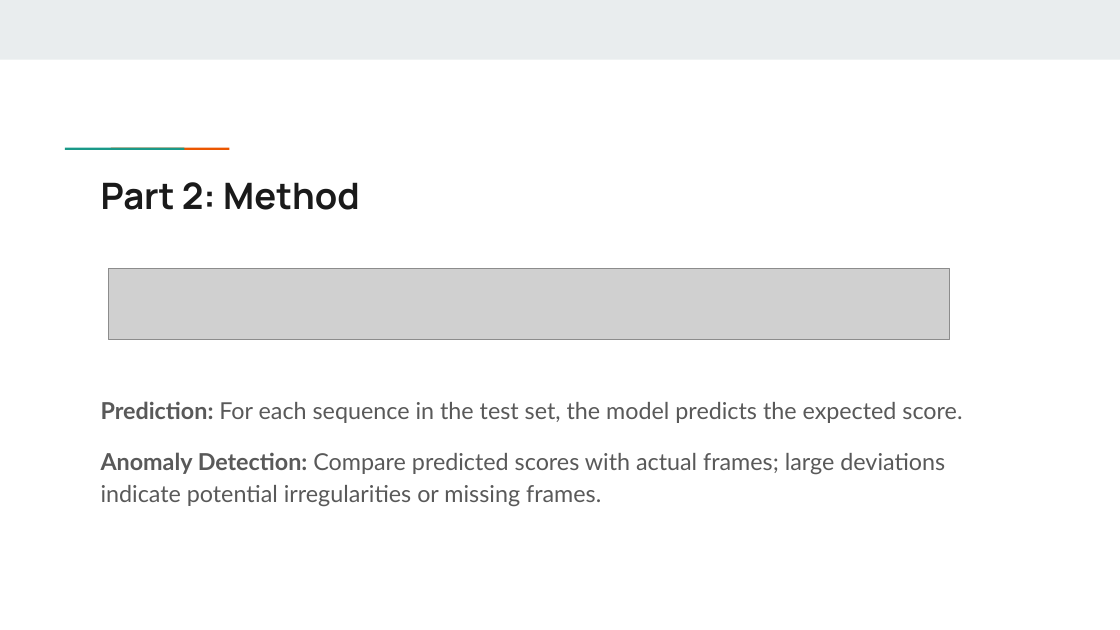
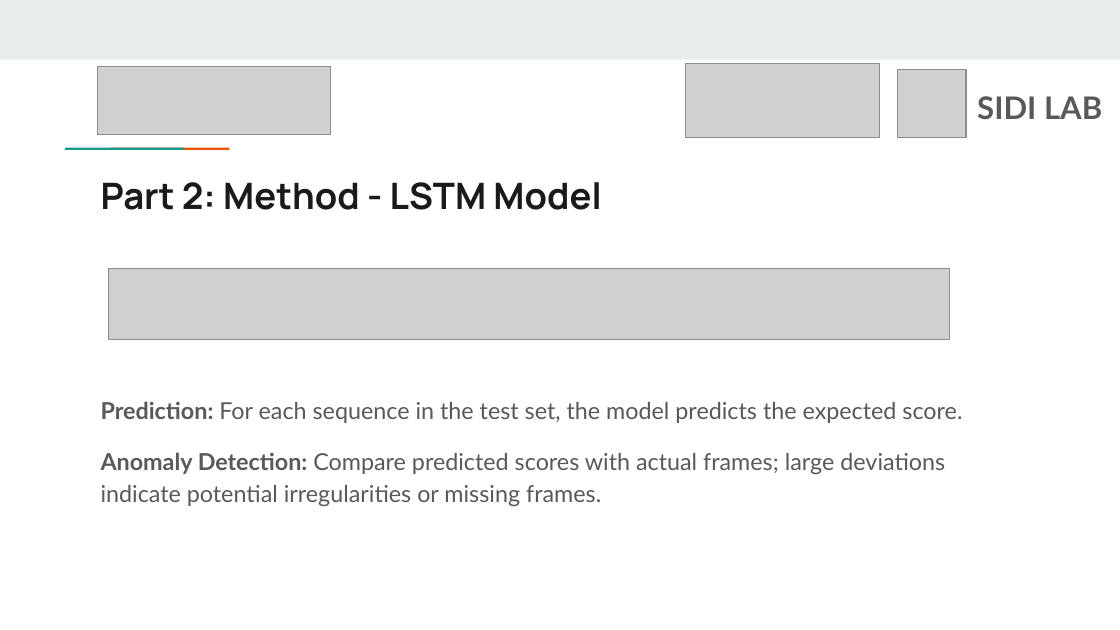
Before and after one commit to YuewanSun/Hackathon_IDETC2024, a slide deck: slide 12 of Hackathon_NIST.pptx (slide 11 before the commit). Drawn at 1120x630 pixels with LibreOffice and Linux fonts; fonts in the diff are those of the drawing; grey boxes stand for pictures. Boxes give left, top, right and bottom in pixels: in the first picture for what was removed or moved away, otherwise in the second. Text is boxed around its words. In the diff, an @@ line names an element or a change of style, - is before the commit and + after.

```diff
--- a/Hackathon_NIST.pptx
+++ b/Hackathon_NIST.pptx
@@ picture added at <box>97,67,330,136</box> @@
@@ picture added at <box>685,64,879,138</box> @@
@@ picture added at <box>898,69,967,138</box> @@
@@ text added at <box>977,96,1102,119</box>, 20 pt, text #595959, bold @@
+SIDI LAB
@@ title at <box>101,182,601,210</box>: text changed @@
-Part 2: Method
+Part 2: Method - LSTM Model
```
Also in this commit, not shown: 11 other slides changed, 2 slides added, 1 slide removed.
